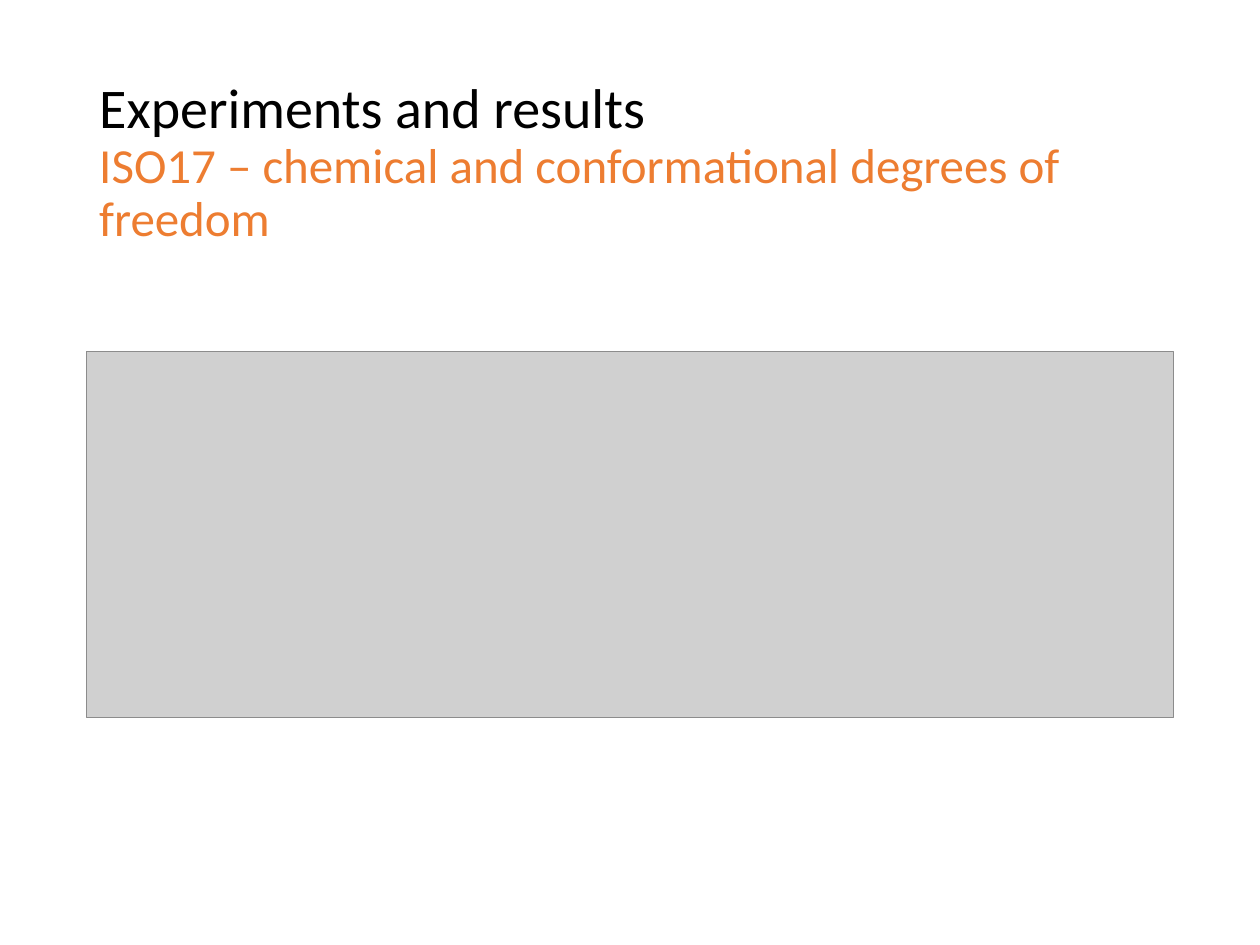
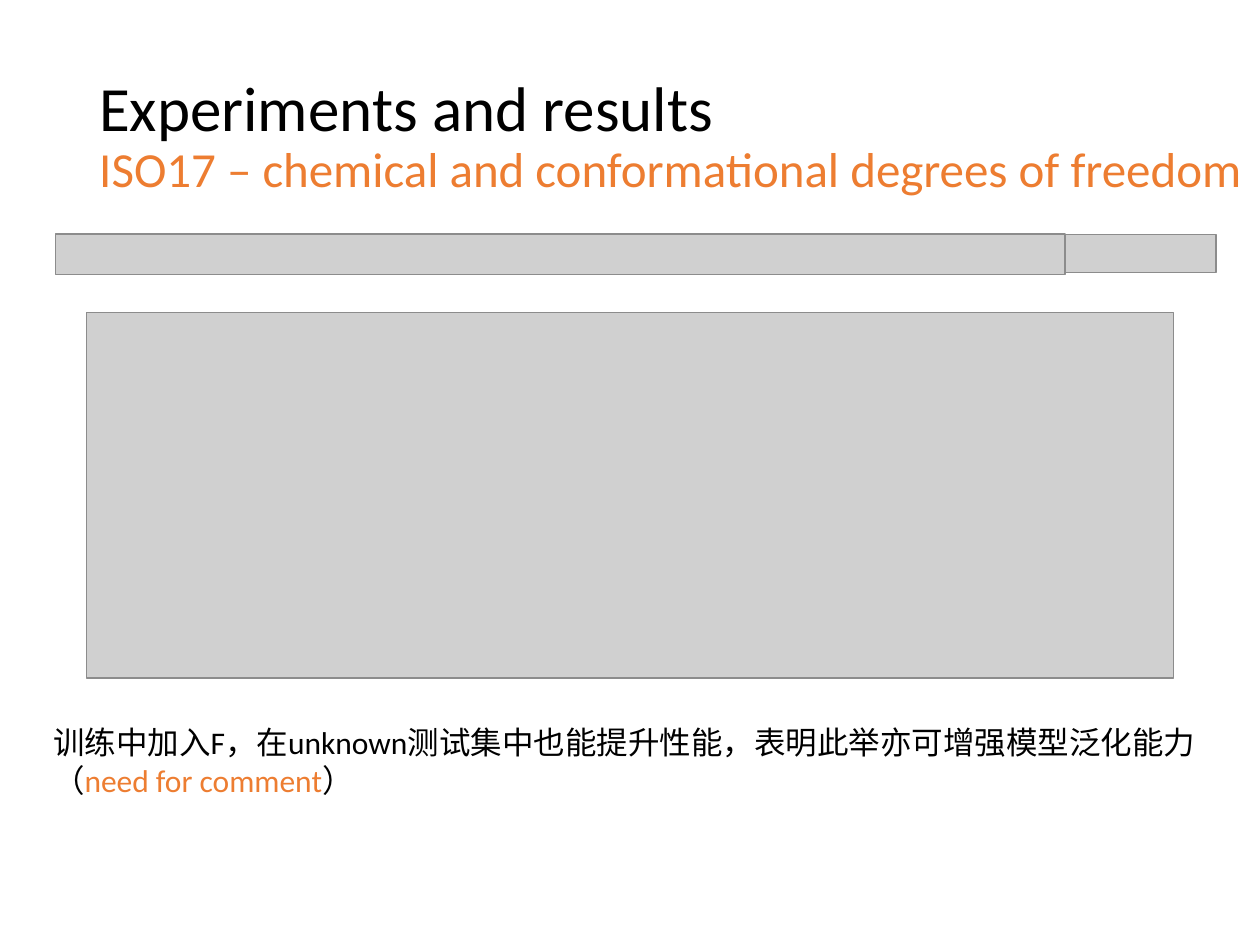
Before and after one commit to jiaweile/discussion-hpc-ai, a slide deck: slide 21 of LearningMaterials/week5/SchNet.pptx (slide 14 before the commit). Drawn at 1260x945 pixels with LibreOffice and Linux fonts; fonts in the diff are those of the drawing; grey boxes stand for pictures. Boxes give left, top, right and bottom in pixels: in the first picture for what was removed or moved away, otherwise in the second. Text is boxed around its words. In the diff, an @@ line names an element or a change of style, - is before the commit and + after.

```diff
--- a/LearningMaterials/week5/SchNet.pptx
+++ b/LearningMaterials/week5/SchNet.pptx
@@ title "Experiments and results ISO17 – ..." at [99,87,1242,196]: size 32 to 36 pt in "Experiments and results" @@
@@ picture added at [55,234,1065,275] @@
@@ picture added at [1065,234,1216,273] @@
@@ picture: place and size @@
-picture at [87,352,1173,717]
+picture at [87,312,1173,678]
@@ text added at [53,727,1195,795], 18 pt, text #000000 @@
+训练中加入F，在unknown测试集中也能提升性能，表明此举亦可增强模型泛化能力
+（need for comment）
```
Also in this commit, not shown: 11 other slides changed, 9 slides added, 1 slide removed.
